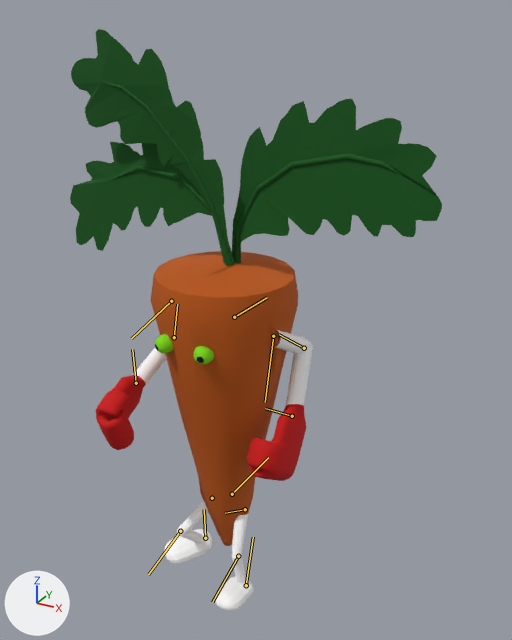
What one commit did to the FBX model Bon Duel/Assets/Animations/Carotte/cycle_marche_carotte.FBX.
Both versions are drawn from a 50 mm camera at (2.25, -3.67, 3.94) aimed at (0.08, 0.28, 1.96). Every picture has the same lights, and +X, +Y and +Z are marked at lower left. Both versions are drawn at frame 28 of the action 'Take 001'; the numbers are the values there. The bones that bend it are drawn over the model as lines.

The first picture shows 'corps'.
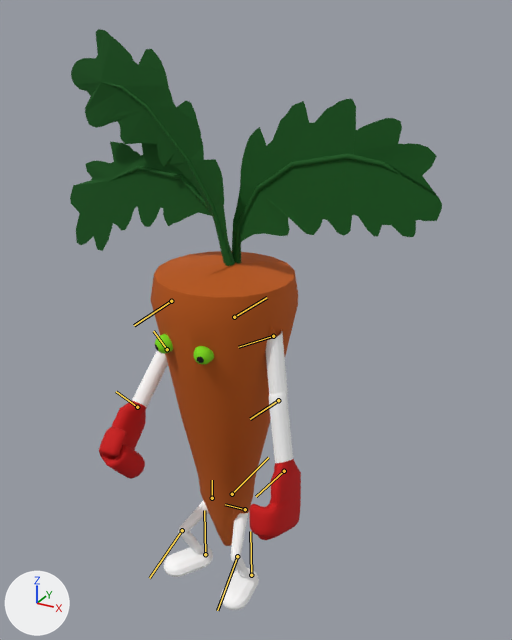
Pixel boxes [x1, y1, x2, y2] of what changed, in the pictures (512 x 640 px):
```json
{"object": "corps", "change": "posed", "before": [70, 29, 442, 611], "after": [70, 29, 442, 610]}
{"bone": " bras gauche", "before": "(273, 336) to (265, 402)", "after": "(273, 336) to (238, 347)"}
{"bone": "avant bras gauche", "before": "(304, 348) to (279, 334)", "after": "(278, 400) to (250, 419)"}
{"bone": "bras droit", "before": "(171, 301) to (131, 338)", "after": "(171, 301) to (134, 325)"}
{"bone": "avant bras droit", "before": "(174, 337) to (177, 304)", "after": "(167, 349) to (153, 331)"}
{"bone": "jambe droite", "before": "(212, 498) to (210, 498)", "after": "(212, 498) to (212, 480)"}
{"bone": "jambe gauche", "before": "(245, 509) to (225, 513)", "after": "(245, 509) to (225, 504)"}
{"bone": "tibia gauche", "before": "(238, 556) to (212, 602)", "after": "(237, 556) to (217, 610)"}
```

Edits to the scene script, one JSON object a line:
```json
{"block": "bone_bras_gauche", "where": "bone_bras_gauche = bpy.data.objects['Dummy001'].pose.bones[' bras gauche']  # child of 'epaule'"}
{"op": "set", "path": "bone_bras_gauche.rotation_quaternion", "old": "(0.74, 0.001, 0.023, -0.673)", "new": "(0.991, 0.003, 0.033, -0.127)", "note": "degrees (-2, 2, -85) -> degrees (0, 4, -15)"}
{"block": "bone_avant_bras_gauche", "where": "bone_avant_bras_gauche = bpy.data.objects['Dummy001'].pose.bones['avant bras gauche']  # child of ' bras gauche'"}
{"op": "set", "path": "bone_avant_bras_gauche.rotation_quaternion", "old": "(0.788, 0.021, -0.098, 0.608)", "new": "(0.992, -0.001, 0.024, -0.124)", "note": "degrees (-5, -10, 76) -> degrees (0, 3, -14)"}
{"block": "bone_bras_droit", "where": "bone_bras_droit = bpy.data.objects['Dummy001'].pose.bones['bras droit']  # child of 'epaule'"}
{"op": "set", "path": "bone_bras_droit.rotation_quaternion", "old": "(0.922, 0.01, -0.049, -0.384)", "new": "(0.972, -0.004, 0.004, -0.233)", "note": "degrees (3, -5, -45) -> degrees (-1, 0, -27)"}
{"block": "bone_avant_bras_droit", "where": "bone_avant_bras_droit = bpy.data.objects['Dummy001'].pose.bones['avant bras droit']  # child of 'bras droit'"}
{"op": "set", "path": "bone_avant_bras_droit.rotation_quaternion", "old": "(0.798, -0.025, -0.074, 0.597)", "new": "(0.95, -0.01, -0.033, 0.312)", "note": "degrees (-7, -5, 74) -> degrees (-2, -3, 36)"}
{"block": "bone_jambe_droite", "where": "bone_jambe_droite = bpy.data.objects['Dummy001'].pose.bones['jambe droite']  # child of 'bassin'"}
{"op": "set", "path": "bone_jambe_droite.rotation_quaternion", "old": "(0.976, -0.027, -0.117, 0.182)", "new": "(0.934, 0.067, -0.058, 0.346)", "note": "degrees (-6, -13, 22) -> degrees (5, -9, 40)"}
{"block": "bone_jambe_gauche", "where": "bone_jambe_gauche = bpy.data.objects['Dummy001'].pose.bones['jambe gauche']  # child of 'bassin'"}
{"op": "set", "path": "bone_jambe_gauche.rotation_quaternion", "old": "(0.998, -0.005, -0.007, 0.056)", "new": "(0.99, 0.007, 0.025, 0.139)", "note": "degrees (-1, -1, 6) -> degrees (1, 3, 16)"}
{"block": "bone_tibia_gauche", "where": "bone_tibia_gauche = bpy.data.objects['Dummy001'].pose.bones['tibia gauche']  # child of 'jambe gauche'"}
{"op": "set", "path": "bone_tibia_gauche.rotation_quaternion", "old": "(0.999, 0.003, 0.006, 0.04)", "new": "(0.986, -0.015, -0.022, -0.167)", "note": "degrees (0, 1, 5) -> degrees (-1, -3, -19)"}
```
